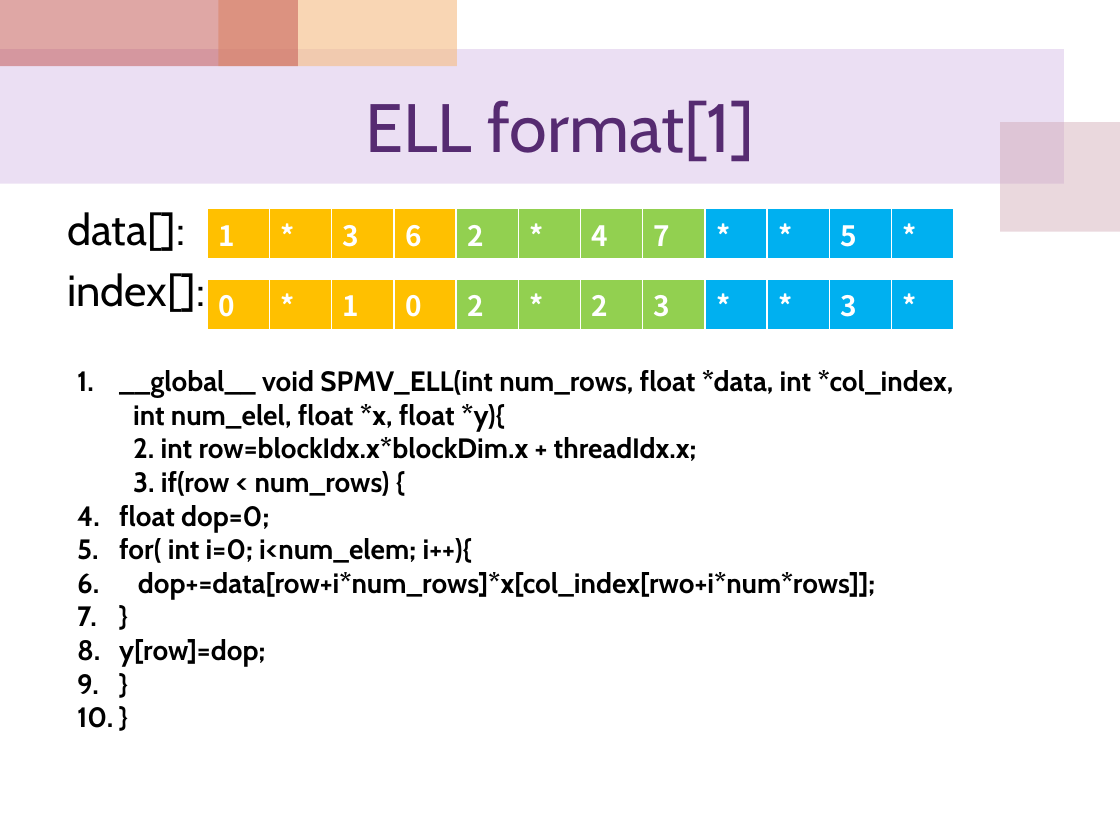
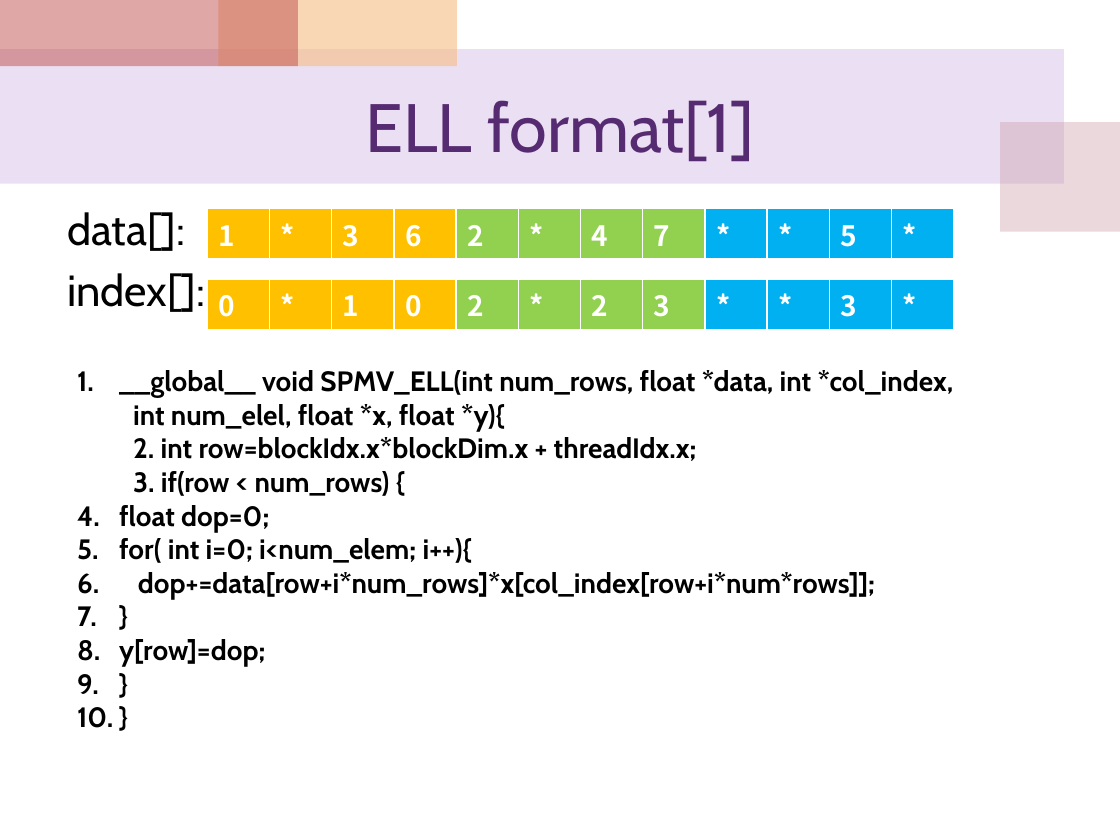
Before and after one commit to cocojk/major, a slide deck: slide 18 of gpu/EE817 Lecture 13 Sparse Matrix-Vector Multiplication.pptx. Drawn at 1120x840 pixels with LibreOffice and Linux fonts; fonts in the diff are those of the drawing. Boxes give left, top, right and bottom in pixels: in the first picture for what was removed or moved away, otherwise in the second. Text is boxed around its words. In the diff, an @@ line names an element or a change of style, - is before the commit and + after.

```diff
--- a/gpu/EE817 Lecture 13 Sparse Matrix-Vector Multiplication.pptx
+++ b/gpu/EE817 Lecture 13 Sparse Matrix-Vector Multiplication.pptx
@@ text at (138,572,875,599): text changed @@
-6. dop+=data[row+i*num_rows]*x[col_index[rwo+i*num*rows]];
+6. dop+=data[row+i*num_rows]*x[col_index[row+i*num*rows]];
```
Also in this commit, not shown: 6 other slides changed, 28 other files.
